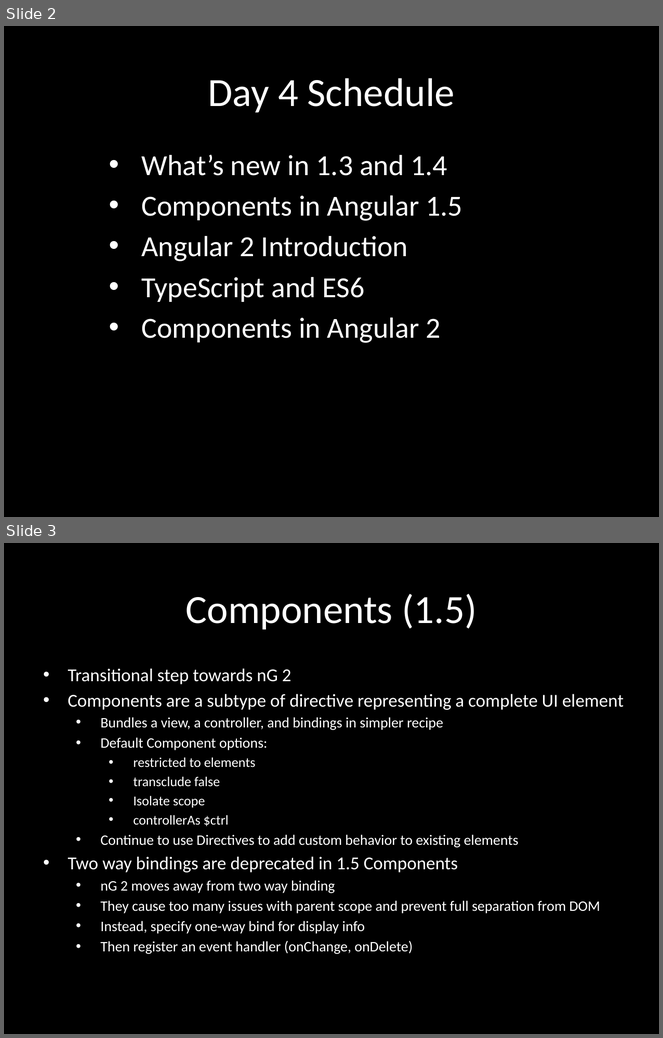
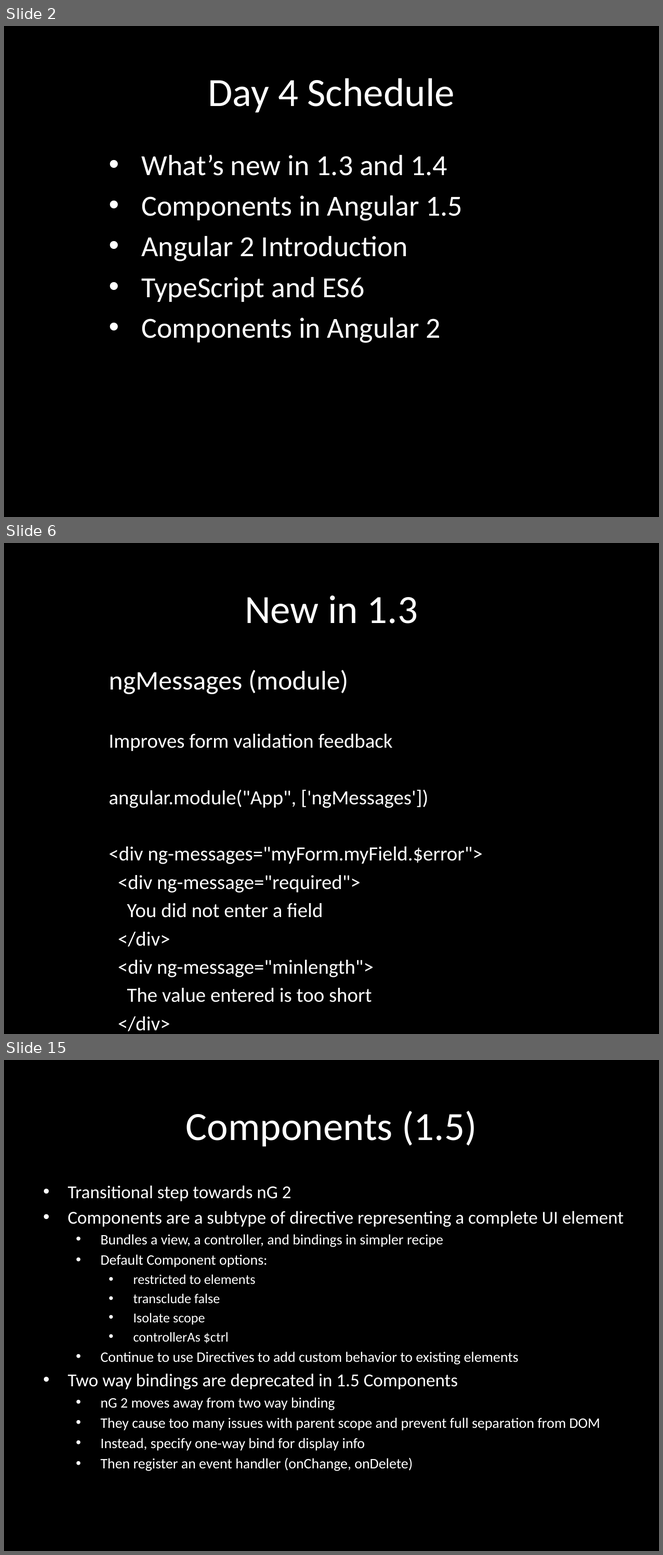
Before and after one commit to eliasjames/training-angular, a slide deck: slides/Angular Slides Day 4.pptx. Shown one above the other, each under a label of ours: slides 2 and 3 before the commit, slides 2, 6 and 15 after it; the slides between them are not shown. The pictures are 663x1038 and 663x1555 pixels, drawn with LibreOffice and Linux fonts; fonts in the diff are those of the drawing. Boxes give left, top, right and bottom in pixels: in the first picture for what was removed or moved away, otherwise in the second. Text is boxed around its words. In the diff, an @@ line names an element or a change of style, - is before the commit and + after.

```diff
--- a/slides/Angular Slides Day 4.pptx
+++ b/slides/Angular Slides Day 4.pptx
@@ slide 6 added at bbox=[4, 543, 659, 1034], background #000000 @@
@@ title added at bbox=[245, 596, 418, 624], 44 pt, text #FFFFFF @@
+New in 1.3
@@ subtitle added at bbox=[109, 670, 483, 1032], 22.2 pt, text #FFFFFF @@
+ngMessages (module)
+Improves form validation feedback
+angular.module("App", ['ngMessages'])
+<div ng-messages="myForm.myField.$error">
+<div ng-message="required">
+You did not enter a field
+</div>
+<div ng-message="minlength">
+The value entered is too short
+</div>
@@ what was slide 3 is now slide 15 @@
```
Also in this commit, not shown: 1 slide changed, 11 other slides added, 5 slides removed, 1 other file.
